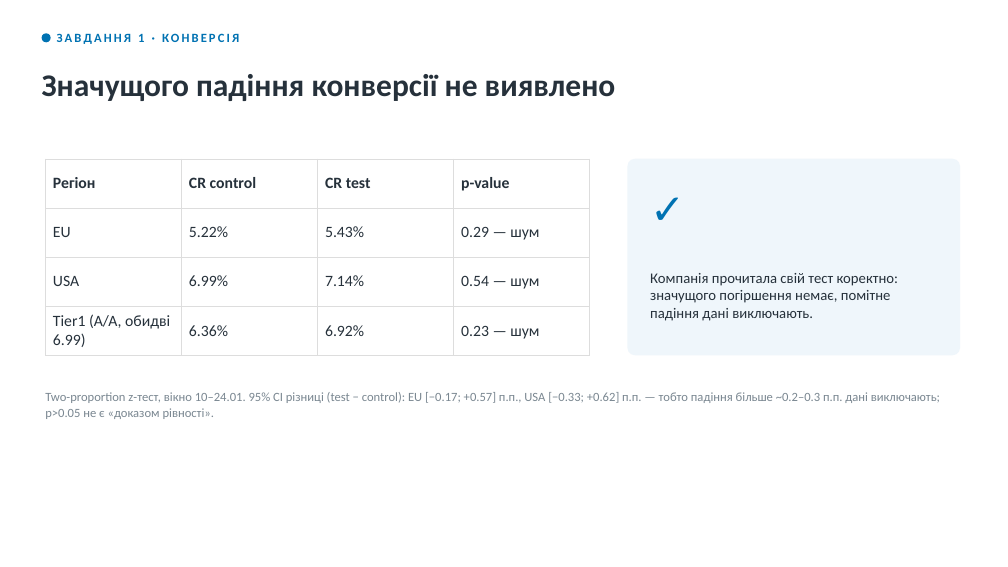
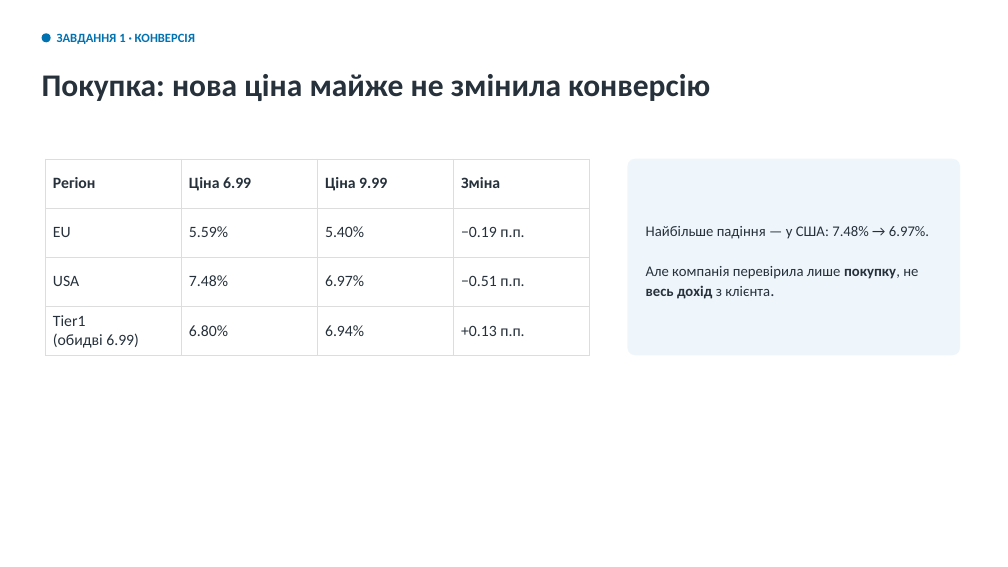
Before and after one commit to Trigger111/amo-case-nepop, a slide deck: slide 5 of AMO_case_presentation.pptx. Drawn at 1008x567 pixels with LibreOffice and Linux fonts; fonts in the diff are those of the drawing. Boxes give left, top, right and bottom in pixels: in the first picture for what was removed or moved away, otherwise in the second. Text is boxed around its words. In the diff, an @@ line names an element or a change of style, - is before the commit and + after.

```diff
--- a/AMO_case_presentation.pptx
+++ b/AMO_case_presentation.pptx
@@ text "ЗАВДАННЯ 1 · КОНВЕРСІЯ" at [57,33,195,44]: letter spacing 2 to 0 pt @@
@@ text at [42,74,710,101]: text changed @@
-Значущого падіння конверсії не виявлено
+Покупка: нова ціна майже не змінила конверсію
@@ table at [45,159,590,355] @@
-row 1: Регіон | CR control | CR test | p-value
+row 1: Регіон | Ціна 6.99 | Ціна 9.99 | Зміна
-row 2: EU | 5.22% | 5.43% | 0.29 — шум
+row 2: EU | 5.59% | 5.40% | −0.19 п.п.
-row 3: USA | 6.99% | 7.14% | 0.54 — шум
+row 3: USA | 7.48% | 6.97% | −0.51 п.п.
-row 4: Tier1 (A/A, обидві 6.99) | 6.36% | 6.92% | 0.23 — шум
+row 4: Tier1 / (обидві 6.99) | 6.80% | 6.94% | +0.13 п.п.
@@ text removed at [650,178,711,238] @@
-✓
@@ text at [646,226,929,299]: text changed @@
-Компанія прочитала свій тест коректно: значущого погіршення немає, помітне падіння дані виключають.
+Найбільше падіння — у США: 7.48% → 6.97%.
+Але компанія перевірила лише покупку, не весь дохід з клієнта.
@@ text removed at [45,392,940,419] @@
-Two-proportion z-тест, вікно 10–24.01. 95% CI різниці (test − control): EU [−0.17; +0.57] п.п., USA [−0.33; +0.62] п.п. — тобто падіння більше ~0.2–0.3 п.п. дані виключають; p>0.05 не є «доказом рівності».
```
Also in this commit, not shown: 11 other slides changed, 1 slide added, 1 slide removed, 2 other files.
